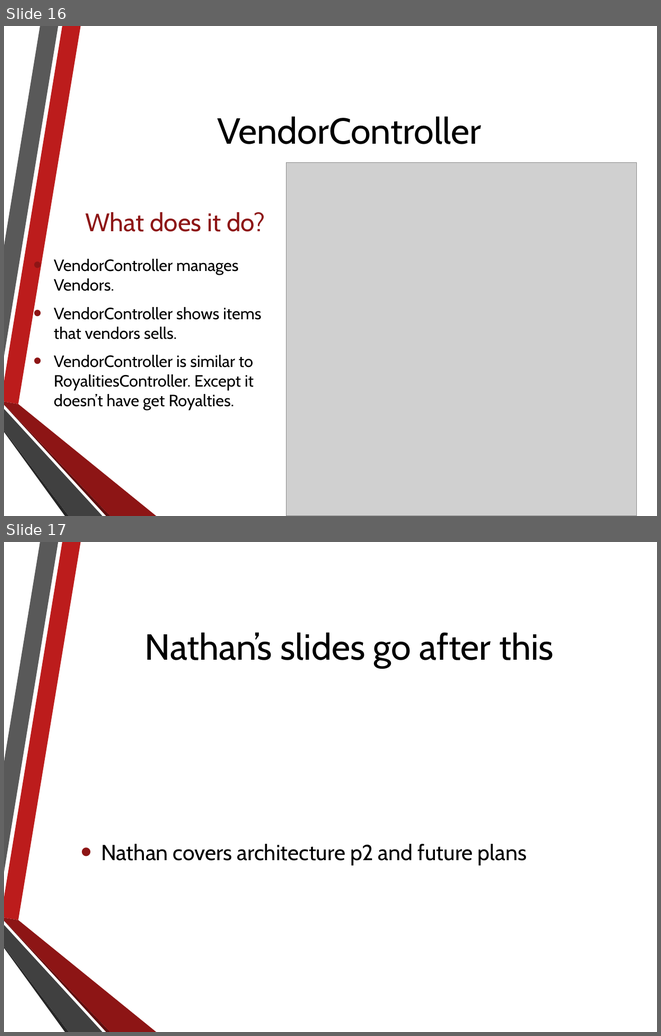
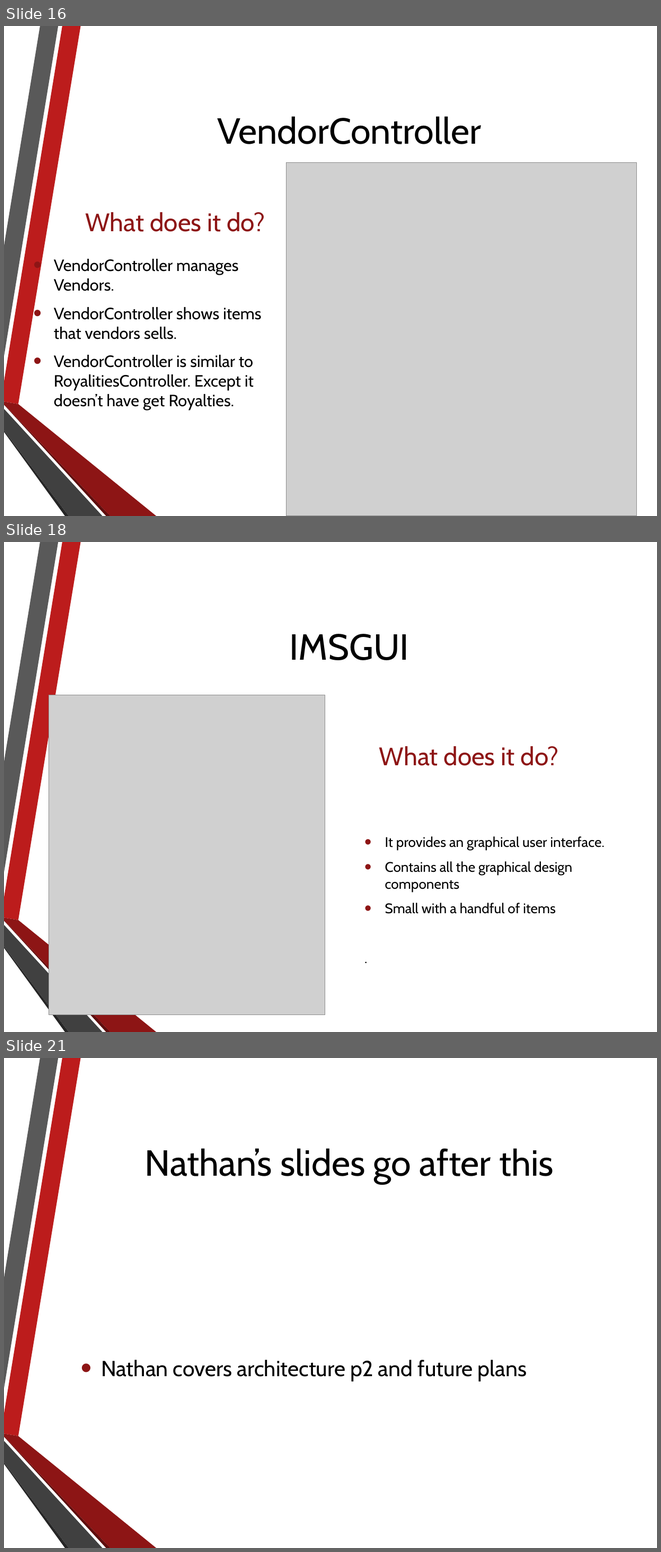
Before and after one commit to NathanielInman/IMS, a slide deck: Presentation.pptx. Shown one above the other, each under a label of ours: slides 16 and 17 before the commit, slides 16, 18 and 21 after it; the slides between them are not shown. The pictures are 661x1036 and 661x1552 pixels, drawn with LibreOffice and Linux fonts; fonts in the diff are those of the drawing; grey boxes stand for pictures; background and template pictures are left out. Boxes give left, top, right and bottom in pixels: in the first picture for what was removed or moved away, otherwise in the second. Text is boxed around its words. In the diff, an @@ line names an element or a change of style, - is before the commit and + after.

```diff
--- a/Presentation.pptx
+++ b/Presentation.pptx
@@ slide 18 added at <box>4,542,657,1032</box>, background picture (left out); not listed: 6 template elements that a slide beside it also shows @@
@@ title added at <box>290,634,409,660</box>, 40 pt, text #000000 @@
+IMSGUI
@@ picture added at <box>49,695,325,1015</box> @@
@@ text added at <box>379,746,559,766</box>, 28 pt, text #8D1515 @@
+What does it do?
@@ text added at <box>385,836,604,914</box>, 15.3 pt, text #000000 @@
+• It provides an graphical user interface.
+• Contains all the graphical design components
+• Small with a handful of items
+.
@@ what was slide 17 is now slide 21 @@
```
Also in this commit, not shown: 3 other slides added.
